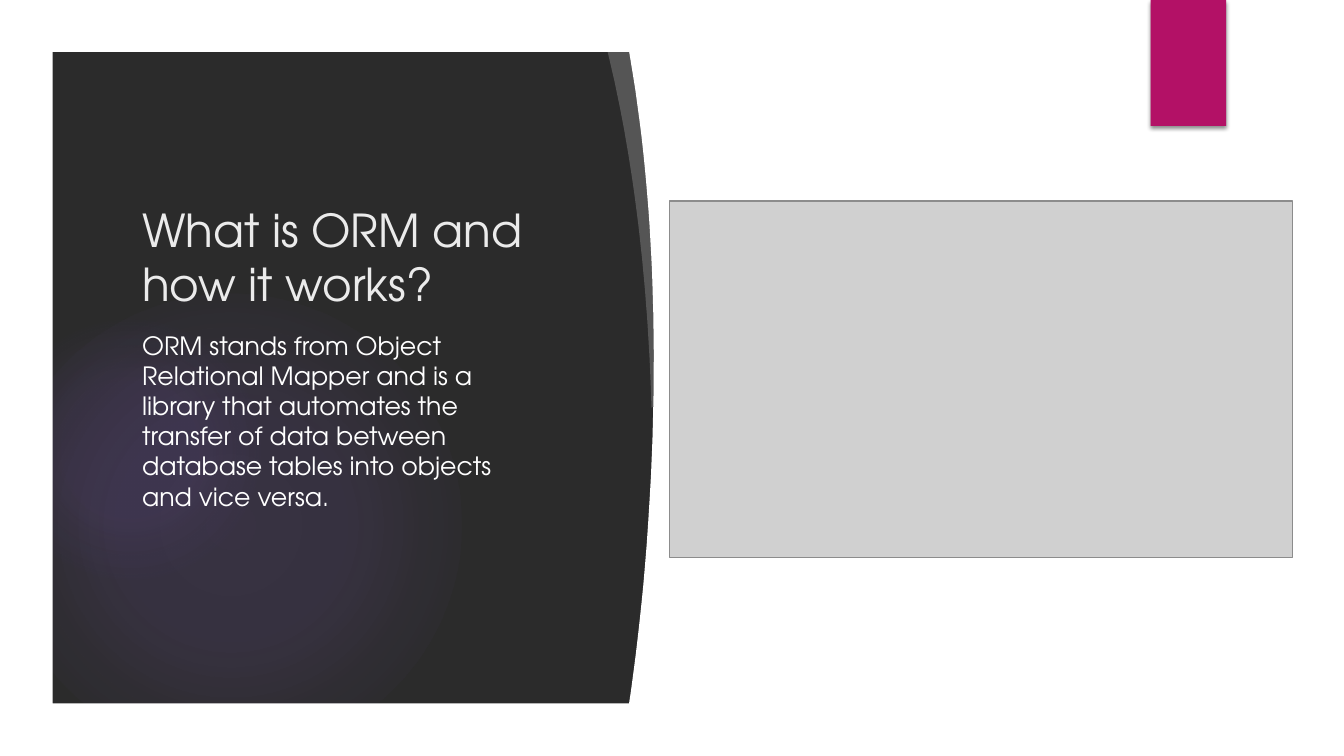
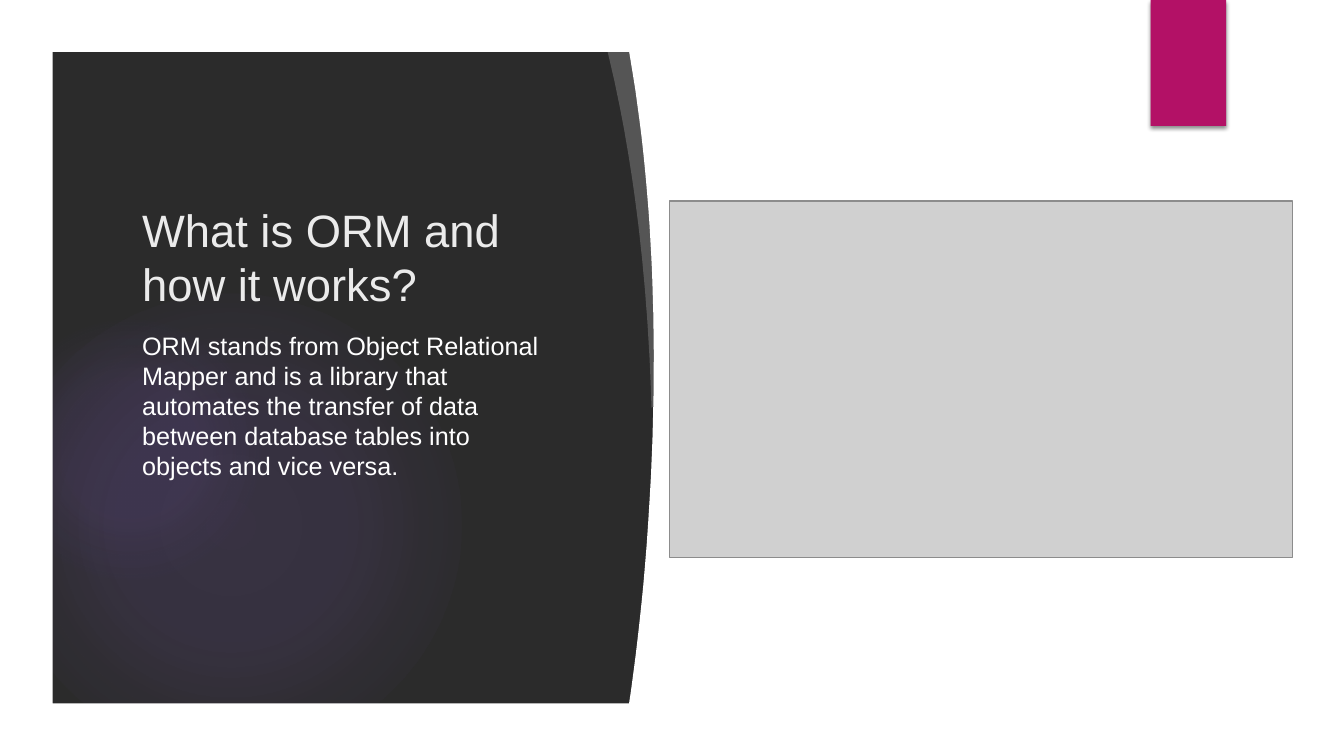
Before and after one commit to velizar92/TSK_Presentations, a slide deck: slide 8 of Databases_and_EntityFrameworkCore.pptx. Drawn at 1344x756 pixels with LibreOffice and Linux fonts; fonts in the diff are those of the drawing; grey boxes stand for pictures; background and template pictures are left out; a plain dark background stands for a picture behind light text. Boxes give left, top, right and bottom in pixels: in the first picture for what was removed or moved away, otherwise in the second. Text is boxed around its words. In the diff, an @@ line names an element or a change of style, - is before the commit and + after.

```diff
--- a/Databases_and_EntityFrameworkCore.pptx
+++ b/Databases_and_EntityFrameworkCore.pptx
@@ title "What is ORM and how ..." at (142, 214, 500, 302): font TeX Gyre Adventor to Arial @@
@@ text "ORM stands from Object Relational ..." at (142, 336, 538, 481): font TeX Gyre Adventor to Arial @@
```
Also in this commit, not shown: 7 other slides changed, 1 slide added.
